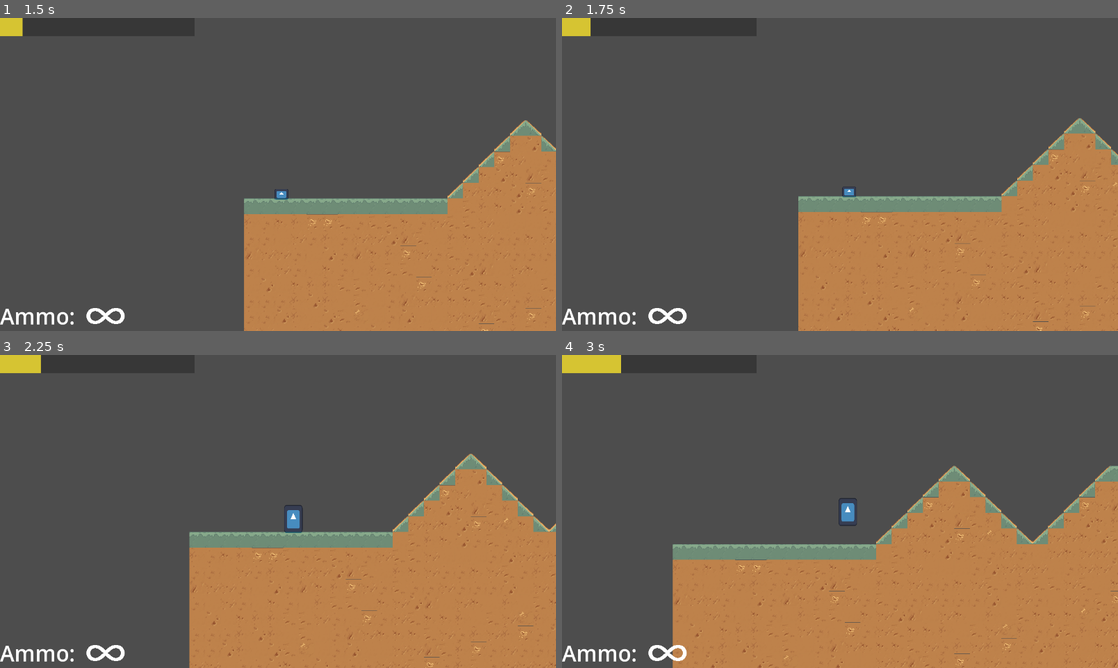
Above: before the commit, frames 1-4 (two rows, left to right).
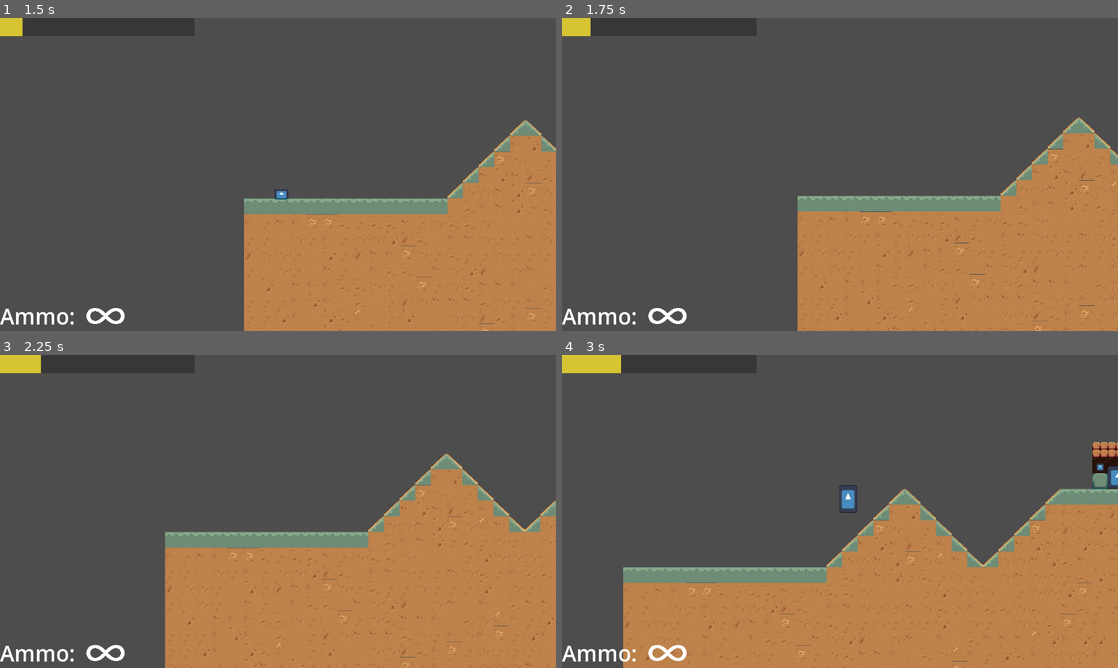
Above: after the commit, the same moments.

Repository: dzfrias/gladiator
Game: Godot game, scene res://scenes/test_scene.tscn
The game is run twice, just before and just after one commit, with the same random seed, the same clock (stepped at 60 frames per second) and the same inputs. The engine's default icon, where the game draws it, is replaced by a stand-in: a white triangle on a blue panel in a dark square.
Inputs (mouse positions are in pixels of both pictures, inside the frame that each line leads up to):
- Up to frame 1 (1.5 s): click "Enter Mission" at 0.5 s; move the mouse to (111, 315) at 1.27 s; hold D (right) from 1.28 s (still down); hold S (crouch) from 1.28 s (still down)
- Up to frame 2 (1.75 s): keep holding D (right); keep holding S (crouch); tap Space (jump) at 1.52 s; tap Shift (shield) at 1.55 s
- Up to frame 3 (2.25 s): keep holding D (right); tap Space (jump) at 1.82 s; move the mouse to (166, 527) at 2.02 s; release S (crouch) at 2.03 s; tap Shift (shield) at 2.1 s
- Up to frame 4 (3 s): tap Space (jump) at 2.27, 2.3, 2.57 s; move the mouse to (895, 442) at 2.77 s; release D (right) at 2.78 s; hold A (left) from 2.78 s (still down); hold Space (jump) from 2.78 s (still down)

Frame 1 is identical in both runs. In frame 2, 1.2% of the frame differs, in the area x 42-100%, y 31-100%; in frame 3, 6.0%; in frame 4, 14%, in the area x 11-100%, y 27-100%.

Commit message:
add underground movement

Diff:
--- a/scenes/level_playtest.tscn
+++ b/scenes/level_playtest.tscn
@@ -19,6 +19,7 @@
 [node name="Player" parent="." instance=ExtResource("2_arsj3")]
 z_index = 0
 position = Vector2(-845, -12)
+shield_move_speed = 200.0
 
 [node name="TileMapLayer" type="TileMapLayer" parent="."]
 tile_map_data = PackedByteArray("AAACAAEAAwAKAAIAAAD8/wEAAwAKAAIAAAD9/wEAAwAKAAIAAAD+/wEAAwAKAAIAAAD//wEAAwAKAAIAAAAAAA …(40464 unchanged characters)…
--- a/scripts/player/player.gd
+++ b/scripts/player/player.gd
@@ -15,6 +15,7 @@
 @export var roll_time: float = 0.2
 @export var roll_cooldown_time: float = 0.4
 @export var invincible_time: float = 1.0
+@export var burrow_speed: float = 500
 
 @onready var standing_hitbox = $StandingHitbox
 @onready var crouching_hitbox = $CrouchingHitbox
@@ -44,6 +45,7 @@
 enum State {
 	CONTROL,
 	ROLL,
+	UNDERGROUND
 }
 
 func _ready() -> void:
@@ -72,45 +74,22 @@
 	match _state:
 		State.CONTROL:
 			if Input.is_action_pressed("crouch") and Input.is_action_pressed("jump"):
-				set_collision_mask_value(Math.ilog2(Constants.PLATFORM_LAYER) + 1, false)
+				if is_on_platform():
+					set_collision_mask_value(Math.ilog2(Constants.PLATFORM_LAYER) + 1, false)
+				else:
+					_burrow()
+					return
 			else:
 				set_collision_mask_value(Math.ilog2(Constants.PLATFORM_LAYER) + 1, true)
 
 			if Input.is_action_just_pressed("crouch") and not $Shield.is_enabled():
-				_is_crouching = true
-				standing_hitbox.disabled = true
-				standing_sprite.visible = false
-				crouching_hitbox.disabled = false
-				crouching_sprite.visible = true
-				_current_move_speed = crouch_move_speed
+				_crouch()
 			elif !Input.is_action_pressed("crouch") and _is_crouching:
-				_is_crouching = false
-				standing_hitbox.disabled = false
-				standing_sprite.visible = true
-				crouching_hitbox.disabled = true
-				crouching_sprite.visible = false
-				_current_move_speed = move_speed
+				_uncrouch()
 			if not _is_crouching and not $Shield.is_enabled():
 				_current_move_speed = move_speed
 
-			if Input.is_action_pressed("left") and Input.is_action_pressed("right"):
-				velocity.x = move_toward(velocity.x, 0, move_acceleration * delta)
-			elif Input.is_action_pressed("left"):
-				var acceleration := move_acceleration
-				# This will make the movement snappier if the player wants to
-				# change directions
-				if velocity.x > 0:
-					acceleration *= direction_change_factor
-				velocity.x = maxf(-_current_move_speed, velocity.x - acceleration * delta)
-				direction.is_right = false
-			elif Input.is_action_pressed("right"):
-				var acceleration := move_acceleration
-				if velocity.x < 0:
-					acceleration *= direction_change_factor
-				velocity.x = minf(_current_move_speed, velocity.x + acceleration * delta)
-				direction.is_right = true
-			else:
-				velocity.x = move_toward(velocity.x, 0, move_deceleration * delta)
+			_apply_horizontal_movement(delta)
 
 			if _is_crouching:
 				_item_position.position = crouching_item_position.position
@@ -121,11 +100,66 @@
 			_weapon.position = _item_position.position
 		State.ROLL:
 			velocity.x = roll_speed * $Direction.scalar
+		State.UNDERGROUND:
+			_apply_horizontal_movement(delta)
 
 	move_and_slide()
 
+func _apply_horizontal_movement(delta: float):
+	if Input.is_action_pressed("left") and Input.is_action_pressed("right"):
+		velocity.x = move_toward(velocity.x, 0, move_acceleration * delta)
+	elif Input.is_action_pressed("left"):
+		var acceleration := move_acceleration
+		# This will make the movement snappier if the player wants to
+		# change directions
+		if velocity.x > 0:
+			acceleration *= direction_change_factor
+		velocity.x = maxf(-_current_move_speed, velocity.x - acceleration * delta)
+		direction.is_right = false
+	elif Input.is_action_pressed("right"):
+		var acceleration := move_acceleration
+		if velocity.x < 0:
+			acceleration *= direction_change_factor
+		velocity.x = minf(_current_move_speed, velocity.x + acceleration * delta)
+		direction.is_right = true
+	else:
+		velocity.x = move_toward(velocity.x, 0, move_deceleration * delta)
+
+func _crouch():
+	_is_crouching = true
+	standing_hitbox.disabled = true
+	standing_sprite.visible = false
+	crouching_hitbox.disabled = false
+	crouching_sprite.visible = true
+	_current_move_speed = crouch_move_speed
+
+func _uncrouch():
+	_is_crouching = false
+	standing_hitbox.disabled = false
+	standing_sprite.visible = true
+	crouching_hitbox.disabled = true
+	crouching_sprite.visible = false
+	_current_move_speed = move_speed
+
 func _input(event: InputEvent) -> void:
 
+	if _state == State.CONTROL:
+		_normal_input(event)
+	elif _state == State.UNDERGROUND:
+		if event.is_action_pressed("jump"):
+			standing_sprite.visible = true
+			_current_move_speed = move_speed
+			collision_layer = Constants.PLAYER_LAYER | Constants.ENTITY_LAYER
+			_state = State.CONTROL
+
+func _burrow():
+	_state = State.UNDERGROUND
+	_uncrouch()
+	_current_move_speed = burrow_speed
+	collision_layer = Constants.INVINCIBLE_LAYER
+	standing_sprite.visible = false
+
+func _normal_input(event: InputEvent):
 	if event.as_text().is_valid_int():
 		var index := event.as_text().to_int() - 1
 		if index < _items.size():
@@ -204,7 +238,8 @@
 	collision_layer = Constants.INVINCIBLE_LAYER
 	_flash_invincible()
 	await get_tree().create_timer(invincible_time).timeout
-	collision_layer = Constants.PLAYER_LAYER | Constants.ENTITY_LAYER
+	if _state != State.UNDERGROUND:
+		collision_layer = Constants.PLAYER_LAYER | Constants.ENTITY_LAYER
 
 func is_holding_weapon() -> bool:
 	return _weapon == _current_item
@@ -220,6 +255,9 @@
 
 func _flash_invincible() -> void:
 	while collision_layer == Constants.INVINCIBLE_LAYER:
+		# TODO: remove when we get a player underground sprite (mound)
+		if _state == State.UNDERGROUND: break
+
 		standing_sprite.visible = false
 		crouching_sprite.visible = false
 		await get_tree().create_timer(0.05).timeout
